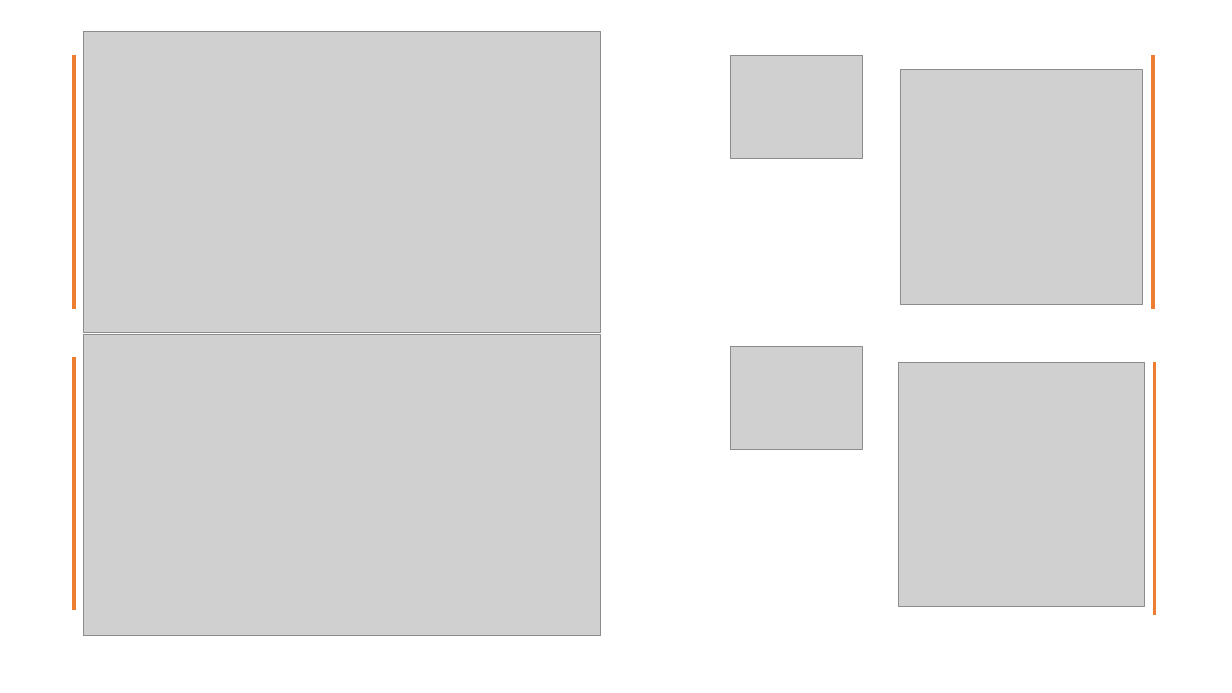
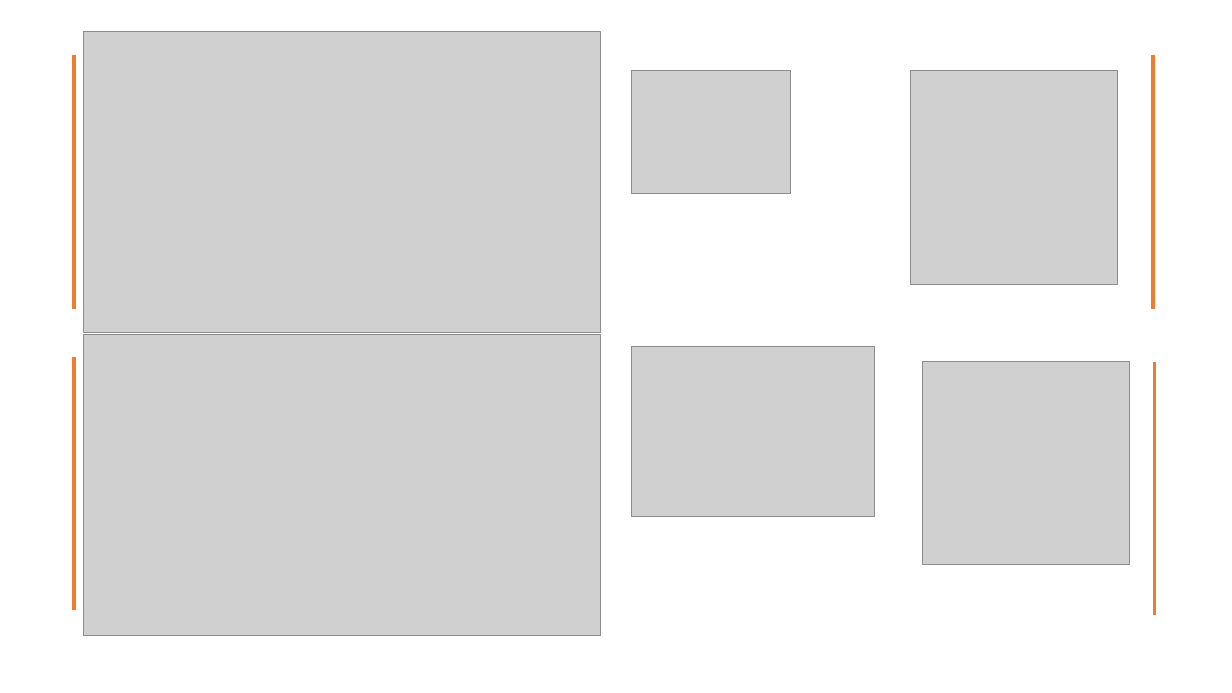
Before and after one commit to giocoal/social-issues-in-information-society-project, a slide deck: slide 4 of Presentazione/Presentazione_completa - Copy.pptx. Drawn at 1232x693 pixels with LibreOffice and Linux fonts; fonts in the diff are those of the drawing; grey boxes stand for pictures. Boxes give left, top, right and bottom in pixels: in the first picture for what was removed or moved away, otherwise in the second. Text is boxed around its words. In the diff, an @@ line names an element or a change of style, - is before the commit and + after.

```diff
--- a/Presentazione/Presentazione_completa - Copy.pptx
+++ b/Presentazione/Presentazione_completa - Copy.pptx
@@ picture removed at (731,55,862,159) @@
@@ picture added at (631,70,790,193) @@
@@ picture: place and size @@
-picture at (901,69,1142,304)
+picture at (911,70,1118,285)
@@ picture added at (631,347,874,517) @@
@@ picture removed at (731,347,862,450) @@
@@ picture: place and size @@
-picture at (898,363,1145,607)
+picture at (923,361,1130,565)
```
